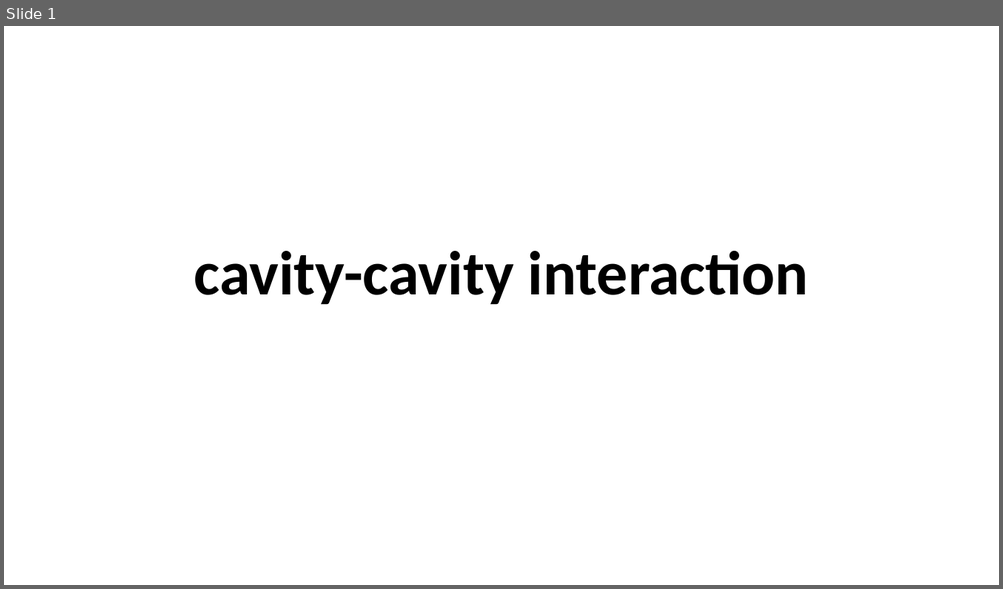
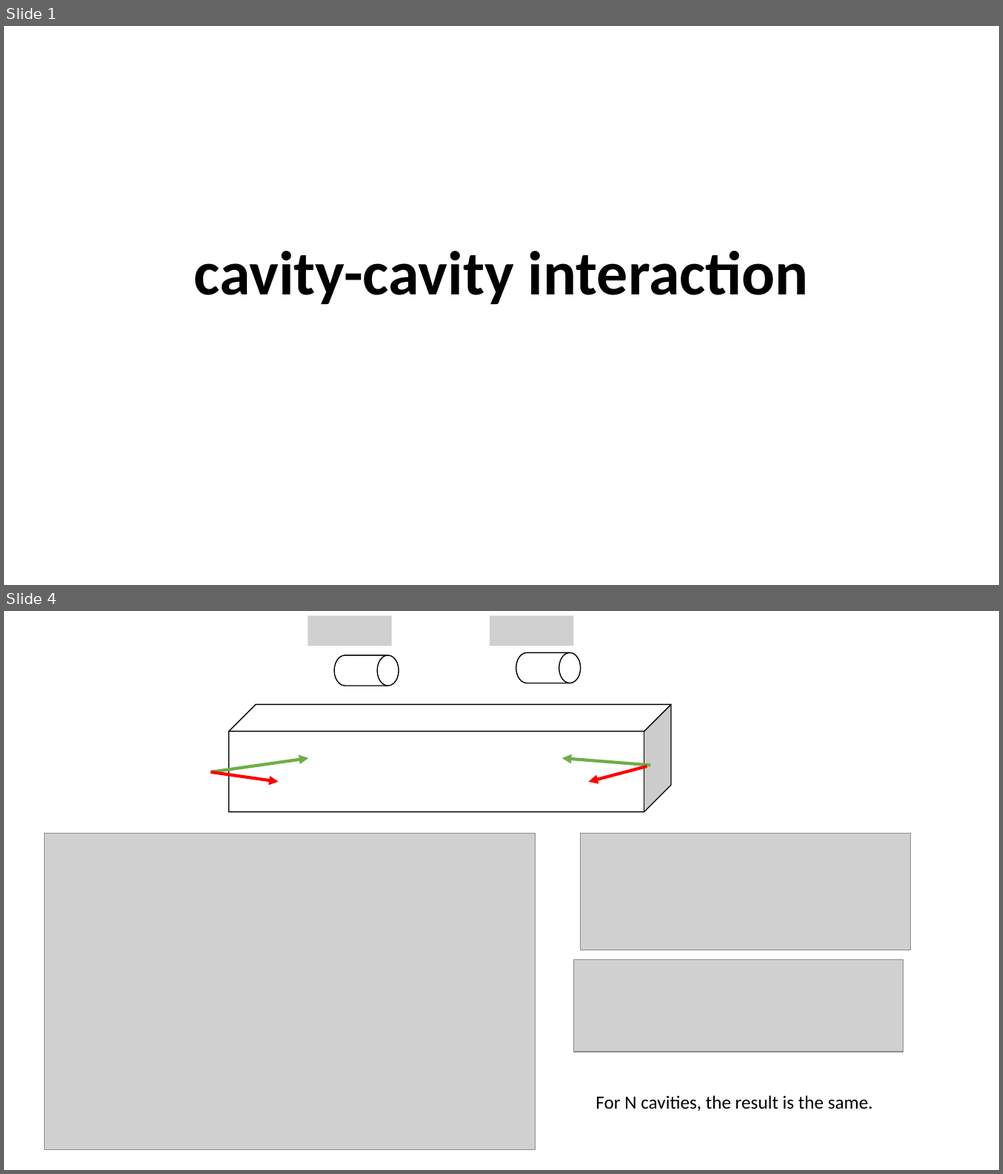
Before and after one commit to youjieyu888/circular-waveguide, a slide deck: cavity-cavity interaction.pptx. Shown one above the other, each under a label of ours: slide 1 before the commit, slides 1 and 4 after it; the slides between them are not shown. The pictures are 1003x589 and 1003x1174 pixels, drawn with LibreOffice and Linux fonts; fonts in the diff are those of the drawing; grey boxes stand for pictures. Boxes give left, top, right and bottom in pixels: in the first picture for what was removed or moved away, otherwise in the second. Text is boxed around its words. In the diff, an @@ line names an element or a change of style, - is before the commit and + after.

```diff
--- a/cavity-cavity interaction.pptx
+++ b/cavity-cavity interaction.pptx
@@ slide 4 added at (4,611,999,1170), background #FFFFFF @@
@@ picture added at (307,615,391,645) @@
@@ picture added at (489,615,573,645) @@
@@ flow chart magnetic drum added at (335,655,398,686), fill #FFFFFF, outline #000000 1 pt @@
@@ flow chart magnetic drum added at (516,652,580,684), fill #FFFFFF, outline #000000 1 pt @@
@@ cube added at (228,704,671,812), fill #FFFFFF, outline #000000 1 pt @@
@@ arrow added from (210, 772) to (308, 758), #70AD47 3 pt @@
@@ arrow added from (650, 766) to (562, 758), #70AD47 3 pt @@
@@ arrow added from (210, 772) to (279, 782), #FF0000 3 pt @@
@@ arrow added from (646, 766) to (588, 782), #FF0000 3 pt @@
@@ picture added at (44,833,535,1150) @@
@@ picture added at (580,833,910,951) @@
@@ picture added at (573,960,903,1052) @@
@@ text added at (595,1096,873,1111), 18 pt, text #000000 @@
+For N cavities, the result is the same.
```
Also in this commit, not shown: 2 slides changed, 1 slide removed, 11 other files.
